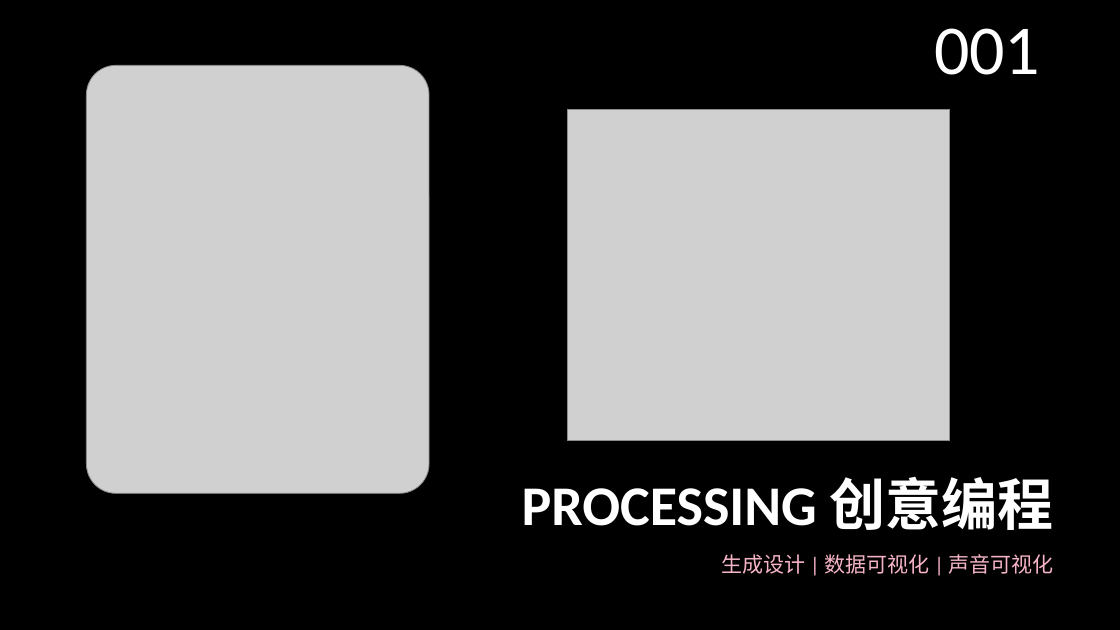
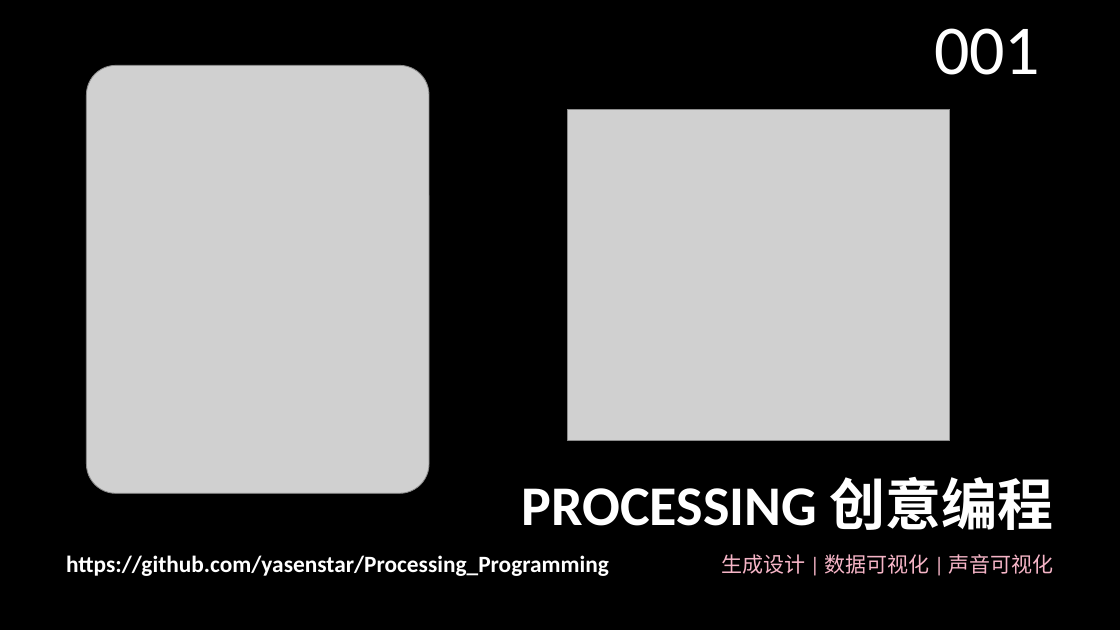
Before and after one commit to yasenstar/Processing_Programming, a slide deck: slide 1 of Processing_创意编程.pptx. Drawn at 1120x630 pixels with LibreOffice and Linux fonts; fonts in the diff are those of the drawing; grey boxes stand for pictures; background and template pictures are left out. Boxes give left, top, right and bottom in pixels: in the first picture for what was removed or moved away, otherwise in the second. Text is boxed around its words. In the diff, an @@ line names an element or a change of style, - is before the commit and + after.

```diff
--- a/Processing_创意编程.pptx
+++ b/Processing_创意编程.pptx
@@ text added at (x1=66, y1=555, x2=609, y2=576), 20 pt, text #FFFFFF, bold @@
+https://github.com/yasenstar/Processing_Programming
```
Also in this commit, not shown: 2 other files.
